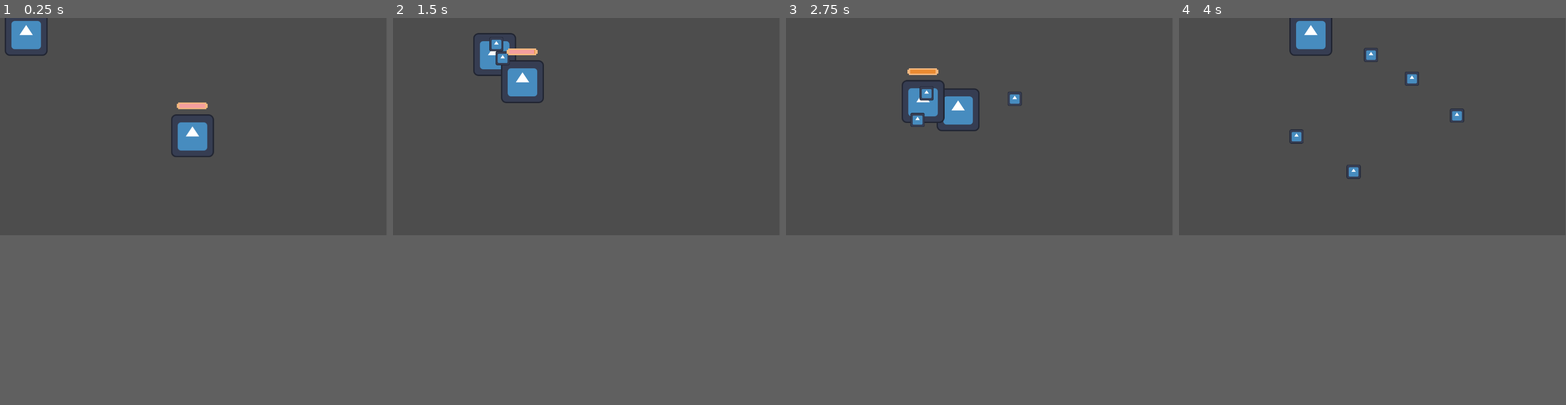
Above: before the commit, frames 1-4 (left to right).
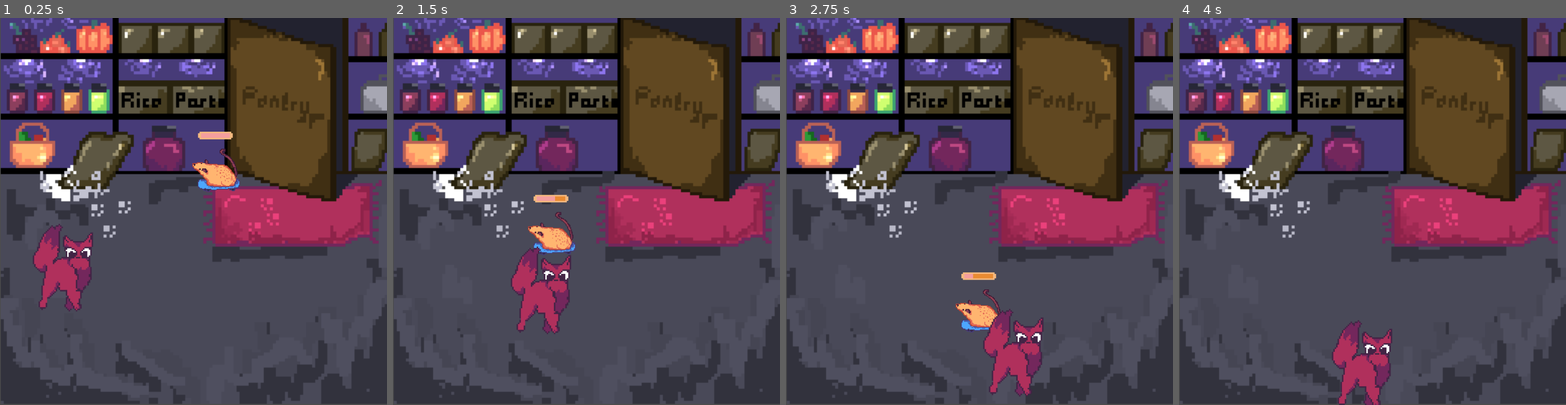
Above: after the commit, the same moments.

Repository: Nineteenn1/catsgame
Game: Godot game, scene res://scenes/main.tscn
Two runs of this game, one before a commit and one after it. Both use one fixed random seed, a clock stepped at 60 frames per second and the inputs below. The engine's default icon, where the game draws it, is replaced by a stand-in: a white triangle on a blue panel in a dark square.
Inputs (mouse positions are in pixels of both pictures, inside the frame that each line leads up to):
- Up to frame 1 (0.25 s): no input
- Up to frame 2 (1.5 s): move the mouse to (671, 114) at 0.52 s; hold D (RIGHT) 0.53-1.28 s; click (671, 114) at 0.6 s; move the mouse to (509, 137) at 1.27 s; hold S (DOWN) from 1.28 s (still down); click (509, 137) at 1.35 s
- Up to frame 3 (2.75 s): move the mouse to (1018, 79) at 2.02 s; release S (DOWN) at 2.03 s; hold D (RIGHT) from 2.03 s (still down); click (1018, 79) at 2.1 s
- Up to frame 4 (4 s): move the mouse to (1353, 168) at 2.77 s; release D (RIGHT) at 2.78 s; hold W (UP) 2.78-3.53 s; click (1353, 168) at 2.85 s; move the mouse to (1488, 157) at 3.52 s; hold A (LEFT) from 3.53 s (still down); click (1488, 157) at 3.6 s
In our replay, the window is 799x449 before the commit and 800x800 after it. These sizes can differ from the game's own. Grey fills any space a smaller window leaves; there, only what the larger window draws over its background counts as a difference.

The runs differ from the first frame. In frame 1, 56% of the frame differs, in the area x 0-100%, y 0-100%; in frame 2, 57%; in frame 3, 57%; in frame 4, 56%.
Error after the commit: Invalid assignment of property or key 'mouse_position' with value of type 'Vector2' on a base object of type 'previously freed'. (res://scripts/cat.gd:57)

Commit message:
add textures, fix glitches

Diff:
--- a/cats/project.godot
+++ b/cats/project.godot
@@ -14,6 +14,11 @@
 run/main_scene="res://scenes/main.tscn"
 config/features=PackedStringArray("4.3", "Forward Plus")
 config/icon="res://icon.svg"
+
+[display]
+
+window/size/viewport_width=1024
+window/size/viewport_height=1024
 
 [input]
 
--- a/cats/scenes/bullet.tscn
+++ b/cats/scenes/bullet.tscn
@@ -1,20 +1,22 @@
 [gd_scene load_steps=4 format=3 uid="uid://bp6h8rhyqvci2"]
 
-[ext_resource type="Texture2D" uid="uid://dvktunpm3xy3n" path="res://icon.svg" id="1_cmqyy"]
 [ext_resource type="Script" path="res://scripts/bullet.gd" id="1_g0fj0"]
+[ext_resource type="Texture2D" uid="uid://cihv7n3eyq0xc" path="res://gfx/bullet.png" id="2_lodlq"]
 
 [sub_resource type="RectangleShape2D" id="RectangleShape2D_oj6qx"]
-size = Vector2(40, 40)
+size = Vector2(53.88, 51.44)
 
 [node name="Bullet" type="CharacterBody2D"]
 position = Vector2(31, 44)
 script = ExtResource("1_g0fj0")
 
 [node name="CollisionShape2D" type="CollisionShape2D" parent="."]
-position = Vector2(2.12, 0.119995)
+position = Vector2(9, 0.279999)
 shape = SubResource("RectangleShape2D_oj6qx")
 
 [node name="Sprite2D" type="Sprite2D" parent="."]
 position = Vector2(2.12003, 0.12001)
-scale = Vector2(0.33, 0.33)
-texture = ExtResource("1_cmqyy")
+scale = Vector2(0.8, 0.8)
+texture = ExtResource("2_lodlq")
+
+[node name="Area2D" type="Area2D" parent="."]
--- a/cats/scenes/main.tscn
+++ b/cats/scenes/main.tscn
@@ -1,25 +1,54 @@
-[gd_scene load_steps=7 format=3 uid="uid://igp5jqddcu7p"]
+[gd_scene load_steps=16 format=3 uid="uid://igp5jqddcu7p"]
 
 [ext_resource type="Script" path="res://scripts/cat.gd" id="1_mi3io"]
-[ext_resource type="Texture2D" uid="uid://dvktunpm3xy3n" path="res://icon.svg" id="2_8qjsf"]
+[ext_resource type="Texture2D" uid="uid://cu7bpg86728b7" path="res://gfx/pickedMedia1.png" id="2_qvrcu"]
 [ext_resource type="Script" path="res://scripts/rat.gd" id="3_74ry7"]
+[ext_resource type="Texture2D" uid="uid://ch6jvrg3q265m" path="res://gfx/pickedMedia5.png" id="4_bftxc"]
 [ext_resource type="Texture2D" uid="uid://beehb47sfkx3d" path="res://gfx/bar_under.png" id="4_f1qjv"]
 [ext_resource type="Texture2D" uid="uid://vnfcg2sr53xk" path="res://gfx/progress.png" id="5_k1yca"]
+[ext_resource type="Texture2D" uid="uid://b5k4cibjlhlkr" path="res://gfx/bg.png" id="7_pqkms"]
 
-[sub_resource type="RectangleShape2D" id="RectangleShape2D_kepou"]
-size = Vector2(126, 128)
+[sub_resource type="RectangleShape2D" id="RectangleShape2D_gda02"]
+size = Vector2(148, 196)
+
+[sub_resource type="CapsuleShape2D" id="CapsuleShape2D_pmtmo"]
+radius = 37.0
+height = 128.109
+
+[sub_resource type="RectangleShape2D" id="RectangleShape2D_yqi41"]
+size = Vector2(24.0802, 56.4608)
+
+[sub_resource type="RectangleShape2D" id="RectangleShape2D_bmk6t"]
+size = Vector2(509, 196.5)
+
+[sub_resource type="RectangleShape2D" id="RectangleShape2D_ould0"]
+size = Vector2(243.699, 97.9676)
+
+[sub_resource type="RectangleShape2D" id="RectangleShape2D_8shr3"]
+size = Vector2(192, 885.5)
+
+[sub_resource type="RectangleShape2D" id="RectangleShape2D_8tkhm"]
+size = Vector2(160, 708)
+
+[sub_resource type="RectangleShape2D" id="RectangleShape2D_uq4ii"]
+size = Vector2(1088, 81)
 
 [node name="Node2D" type="Node2D"]
 
 [node name="cat" type="CharacterBody2D" parent="."]
-position = Vector2(54, 34)
+z_index = 1
+position = Vector2(196, 591)
 script = ExtResource("1_mi3io")
 
 [node name="Sprite2D" type="Sprite2D" parent="cat"]
-position = Vector2(24, 15)
-texture = ExtResource("2_8qjsf")
+z_index = 1
+position = Vector2(-10.5, 71.5)
+scale = Vector2(0.95, 0.95)
+texture = ExtResource("2_qvrcu")
 
 [node name="CollisionShape2D" type="CollisionShape2D" parent="cat"]
+position = Vector2(-26, 77)
+shape = SubResource("RectangleShape2D_gda02")
 
 [node name="Line2D" type="Line2D" parent="cat"]
 visible = false
@@ -30,14 +59,24 @@
 script = ExtResource("3_74ry7")
 
 [node name="Sprite2D" type="Sprite2D" parent="rat"]
+z_index = 1
 position = Vector2(2, -7)
-texture = ExtResource("2_8qjsf")
+scale = Vector2(0.5, 0.5)
+texture = ExtResource("4_bftxc")
 
 [node name="Area2D" type="Area2D" parent="rat"]
 
 [node name="CollisionShape2D" type="CollisionShape2D" parent="rat/Area2D"]
-position = Vector2(2, -7)
-shape = SubResource("RectangleShape2D_kepou")
+z_index = 1
+position = Vector2(0, 3)
+rotation = -1.32388
+shape = SubResource("CapsuleShape2D_pmtmo")
+
+[node name="CollisionShape2D2" type="CollisionShape2D" parent="rat/Area2D/CollisionShape2D"]
+position = Vector2(48.0719, 22.4103)
+rotation = 0.652608
+scale = Vector2(1, 1)
+shape = SubResource("RectangleShape2D_yqi41")
 
 [node name="CanvasLayer" type="CanvasLayer" parent="rat"]
 
@@ -51,4 +90,37 @@
 texture_under = ExtResource("4_f1qjv")
 texture_progress = ExtResource("5_k1yca")
 
+[node name="StaticBody2D" type="StaticBody2D" parent="."]
+
+[node name="CollisionShape2D" type="CollisionShape2D" parent="StaticBody2D"]
+z_index = 1
+position = Vector2(511, 191.5)
+scale = Vector2(2, 2)
+shape = SubResource("RectangleShape2D_bmk6t")
+
+[node name="Bg" type="Sprite2D" parent="StaticBody2D"]
+position = Vector2(514, 509)
+scale = Vector2(2, 2)
+texture = ExtResource("7_pqkms")
+
+[node name="CollisionShape2D2" type="CollisionShape2D" parent="StaticBody2D"]
+position = Vector2(767, 403)
+rotation = -2.81055
+shape = SubResource("RectangleShape2D_ould0")
+
+[node name="StaticBody2D2" type="StaticBody2D" parent="."]
+position = Vector2(-707, 285)
+
+[node name="CollisionShape2D" type="CollisionShape2D" parent="StaticBody2D2"]
+position = Vector2(614, 302.25)
+shape = SubResource("RectangleShape2D_8shr3")
+
+[node name="CollisionShape2D2" type="CollisionShape2D" parent="StaticBody2D2"]
+position = Vector2(1810, 383)
+shape = SubResource("RectangleShape2D_8tkhm")
+
+[node name="CollisionShape2D3" type="CollisionShape2D" parent="StaticBody2D2"]
+position = Vector2(1228, 776.5)
+shape = SubResource("RectangleShape2D_uq4ii")
+
 [connection signal="body_entered" from="rat/Area2D" to="rat" method="_on_area_2d_body_entered"]
--- a/cats/scripts/bullet.gd
+++ b/cats/scripts/bullet.gd
@@ -3,7 +3,7 @@
 
 var mouse_position = Vector2(0, 0)
 var direction = Vector2(0 ,0)
-const SPEED = 300
+const SPEED = 400
 
 #func _process(delta: float) -> void:
 
@@ -13,4 +13,9 @@
 func _physics_process(delta: float) -> void:
 	velocity = global_position.direction_to(mouse_position) * SPEED
 
+	if position == mouse_position or velocity == Vector2(0, 0):
+		get_parent().remove_child(self)
+		queue_free()
+
+
 	move_and_slide()
--- a/cats/scripts/cat.gd
+++ b/cats/scripts/cat.gd
@@ -30,6 +30,8 @@
 	else:
 		velocity.y = move_toward(velocity.y, 0, SPEED)
 
+	print(position)
+
 	move_and_slide()
 
 
--- a/cats/scripts/rat.gd
+++ b/cats/scripts/rat.gd
@@ -4,6 +4,7 @@
 const SPEED = 200.0
 
 var health = 100
+var name_index = 1
 
 @onready var cat_node = get_parent().get_node("cat")
 
@@ -44,7 +45,11 @@
 
 
 func _on_area_2d_body_entered(body: Node2D) -> void:
-#	if body.name == "Bullet":
-	takeDamage(20)
-	print(health)
-	$CanvasLayer/TextureProgressBar.value = health
+	print(body.name)
+	if (body.name == "Bullet") or (body.name == "@CharacterBody2D@" + str(name_index)):
+		takeDamage(20)
+		print(health)
+		$CanvasLayer/TextureProgressBar.value = health
+		body.visible = false
+		body.queue_free()
+		name_index += 1
Binary file added: cats/gfx/bg.png
Not shown, added: cats/gfx/bg.png.import
Binary file added: cats/gfx/bullet.png
Not shown, added: cats/gfx/bullet.png.import
Binary file added: cats/gfx/mainmenu.png
Not shown, added: cats/gfx/mainmenu.png.import
Binary file added: cats/gfx/pickedMedia1.png
Not shown, added: cats/gfx/pickedMedia1.png.import
Binary file added: cats/gfx/pickedMedia2.png
Not shown, added: cats/gfx/pickedMedia2.png.import
Binary file added: cats/gfx/pickedMedia3.png
Not shown, added: cats/gfx/pickedMedia3.png.import
(and 4 more such lines)
